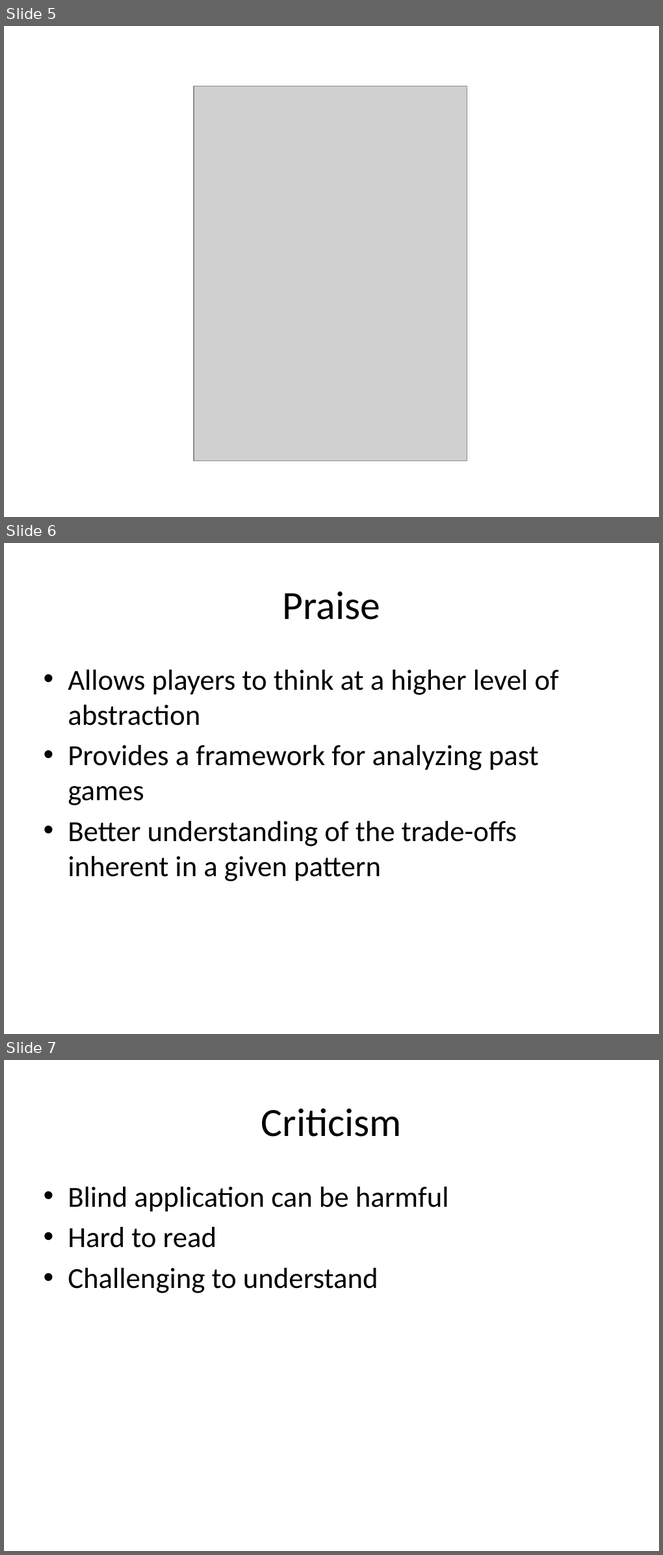
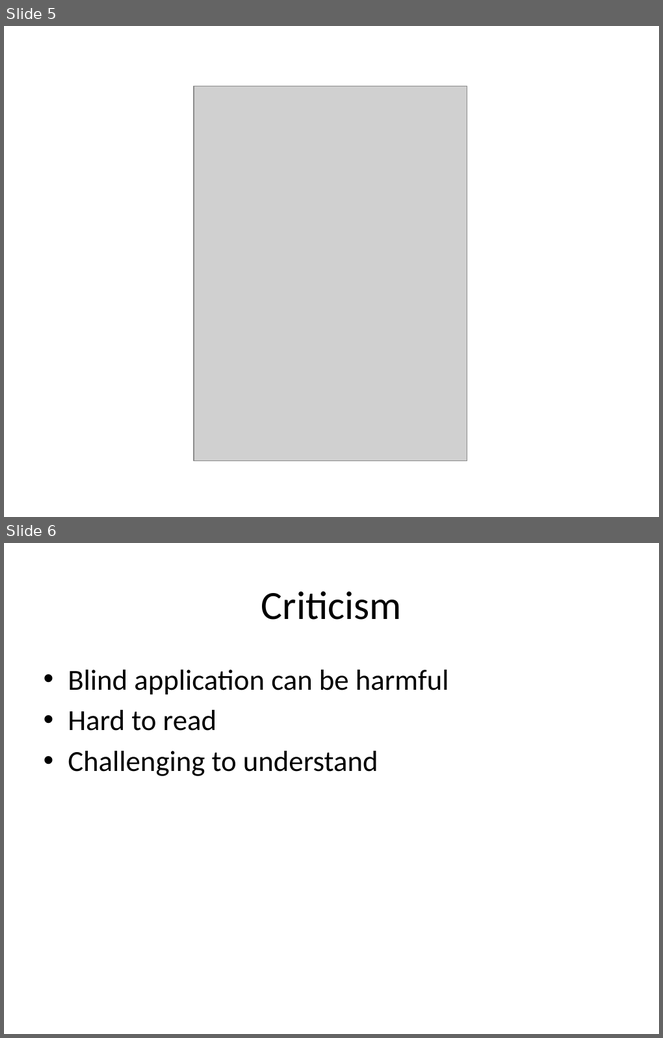
Before and after one commit to lackita/DesignPatterns, a slide deck: DesignPatterns.odp. Shown one above the other, each under a label of ours: slides 5, 6 and 7 before the commit, slides 5 and 6 after it. The pictures are 663x1555 and 663x1038 pixels, drawn with LibreOffice and Linux fonts; fonts in the diff are those of the drawing; grey boxes stand for pictures. Boxes give left, top, right and bottom in pixels: in the first picture for what was removed or moved away, otherwise in the second. Text is boxed around its words. In the diff, an @@ line names an element or a change of style, - is before the commit and + after.

Commit message:
Observer pattern and updated presentation

```diff
--- a/DesignPatterns.odp
+++ b/DesignPatterns.odp
@@ slide 6 removed at [4,543,659,1034], background #FFFFFF @@
@@ title removed at [283,591,380,620] @@
-Praise
@@ text removed at [68,670,559,882] @@
-• Allows players to think at a higher level of abstraction
-• Provides a framework for analyzing past games
-• Better understanding of the trade-offs inherent in a given pattern
@@ what was slide 7 is now slide 6 @@
```
Also in this commit, not shown: 7 slides changed, 5 slides added, 1 other slide removed, 6 other files.
